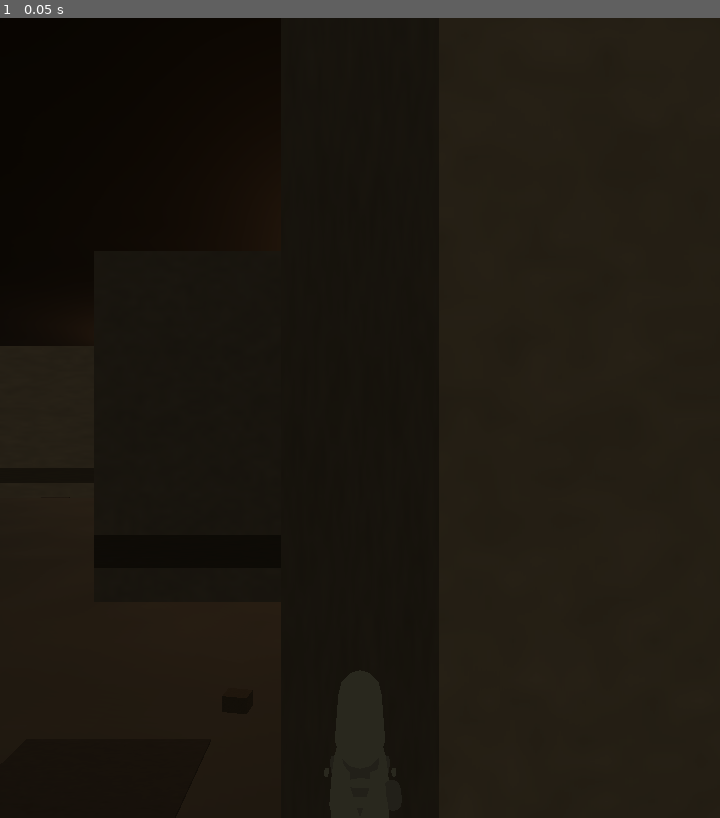
Above: before the commit, frame 1.
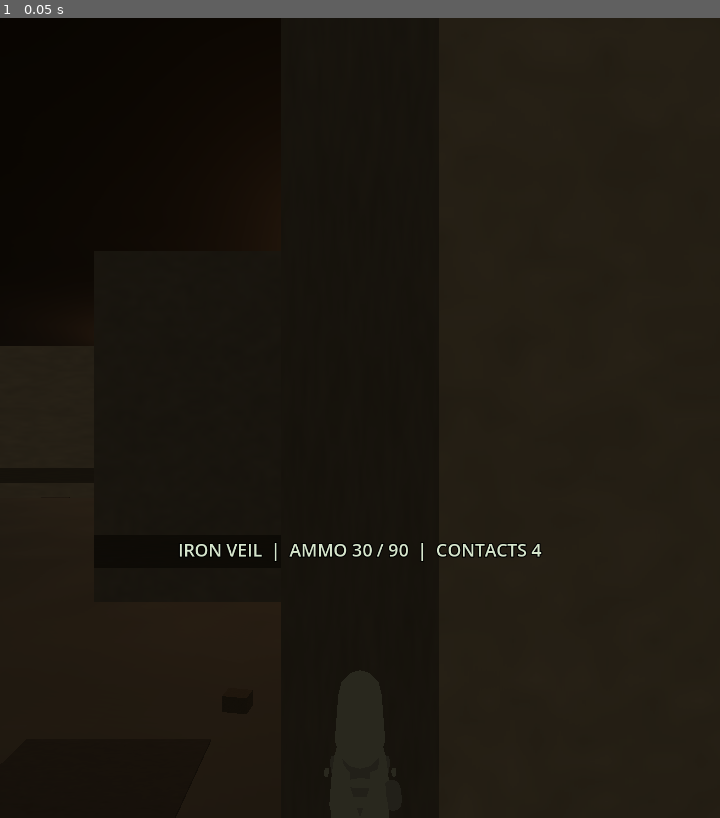
Above: after the commit, the same moment.

Repository: goldenroar1804-dev/Iron-veil
Game: Godot game, scene res://scenes/main.tscn
Same seed, same stepped clock (60 frames per second), same inputs: the game is played once before the commit and once after it.
Inputs:
- Up to frame 1 (0.05 s): no input

The runs differ from the first frame. In frame 1, 0.4% of the frame differs, in the area x 25-76%, y 65-68%.

Commit message:
Add in-headset tactical ammo and contact HUD

Diff:
--- a/scripts/main.gd
+++ b/scripts/main.gd
@@ -48,6 +48,7 @@
 var rifle_ammo := 30
 var rifle_reserve_ammo := 90
 var mission_director: Node
+var ammo_hud: Label3D
 
 func _ready() -> void:
     _start_openxr()
@@ -60,6 +61,7 @@
     _build_hands()
     _build_rifle()
     _build_audio()
+    _build_hud()
 
 func _process(delta: float) -> void:
     if not _xr_is_active():
@@ -75,6 +77,7 @@
     _update_footsteps()
     fire_cooldown = maxf(0.0, fire_cooldown - delta)
     _update_firing()
+    _update_hud()
 
 func _xr_is_active() -> bool:
     var xr_interface := XRServer.find_interface("OpenXR")
@@ -512,6 +515,34 @@
                 color = Color(1.0, 0.92, 0.64, alpha)
             image.set_pixel(x, y, color)
     return ImageTexture.create_from_image(image)
+
+func _build_hud() -> void:
+    # A compact head-locked status strip keeps ammo and remaining contacts
+    # readable in VR without opening a menu or covering the centre sightline.
+    ammo_hud = Label3D.new()
+    ammo_hud.name = "TacticalStatusHUD"
+    ammo_hud.position = Vector3(0.0, -0.24, -0.95)
+    ammo_hud.font_size = 32
+    ammo_hud.pixel_size = 0.001
+    ammo_hud.outline_size = 8
+    ammo_hud.modulate = Color(0.78, 0.88, 0.72, 0.96)
+    ammo_hud.outline_modulate = Color(0.015, 0.02, 0.015, 0.95)
+    ammo_hud.horizontal_alignment = HORIZONTAL_ALIGNMENT_CENTER
+    ammo_hud.vertical_alignment = VERTICAL_ALIGNMENT_CENTER
+    ammo_hud.text = "IRON VEIL  |  AMMO 30 / 90  |  CONTACTS 4"
+    xr_camera.add_child(ammo_hud)
+
+
+func _update_hud() -> void:
+    if ammo_hud == null:
+        return
+    var remaining := 0
+    for enemy in get_tree().get_nodes_in_group("tactical_enemies"):
+        if is_instance_valid(enemy) and int(enemy.get("health")) > 0:
+            remaining += 1
+    var ammo_text := "RELOAD" if rifle_ammo <= 0 else "%02d / %02d" % [rifle_ammo, rifle_reserve_ammo]
+    ammo_hud.text = "IRON VEIL  |  AMMO %s  |  CONTACTS %d" % [ammo_text, remaining]
+
 
 func _build_audio() -> void:
     gun_audio = AudioStreamPlayer3D.new()
